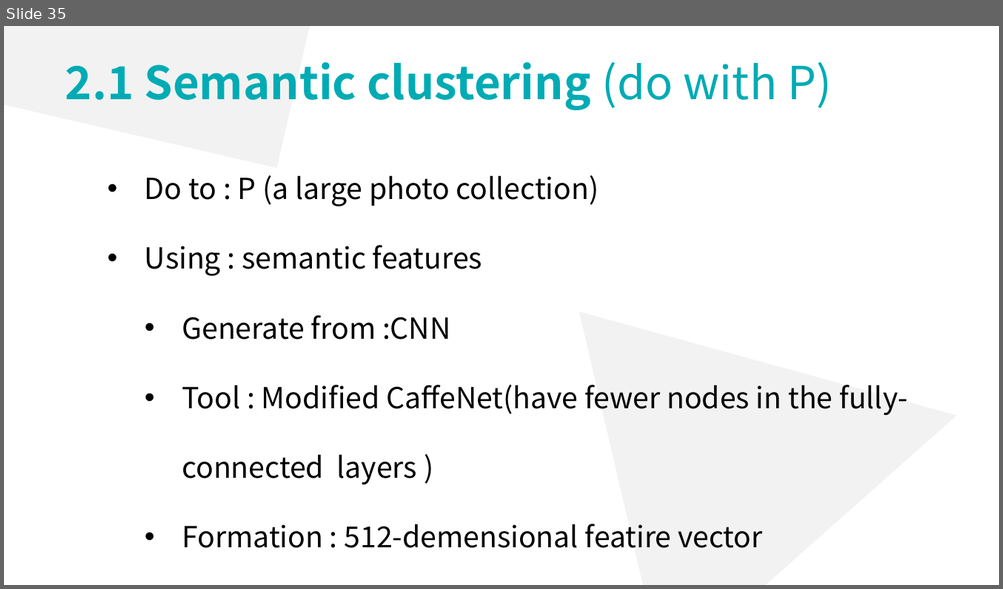
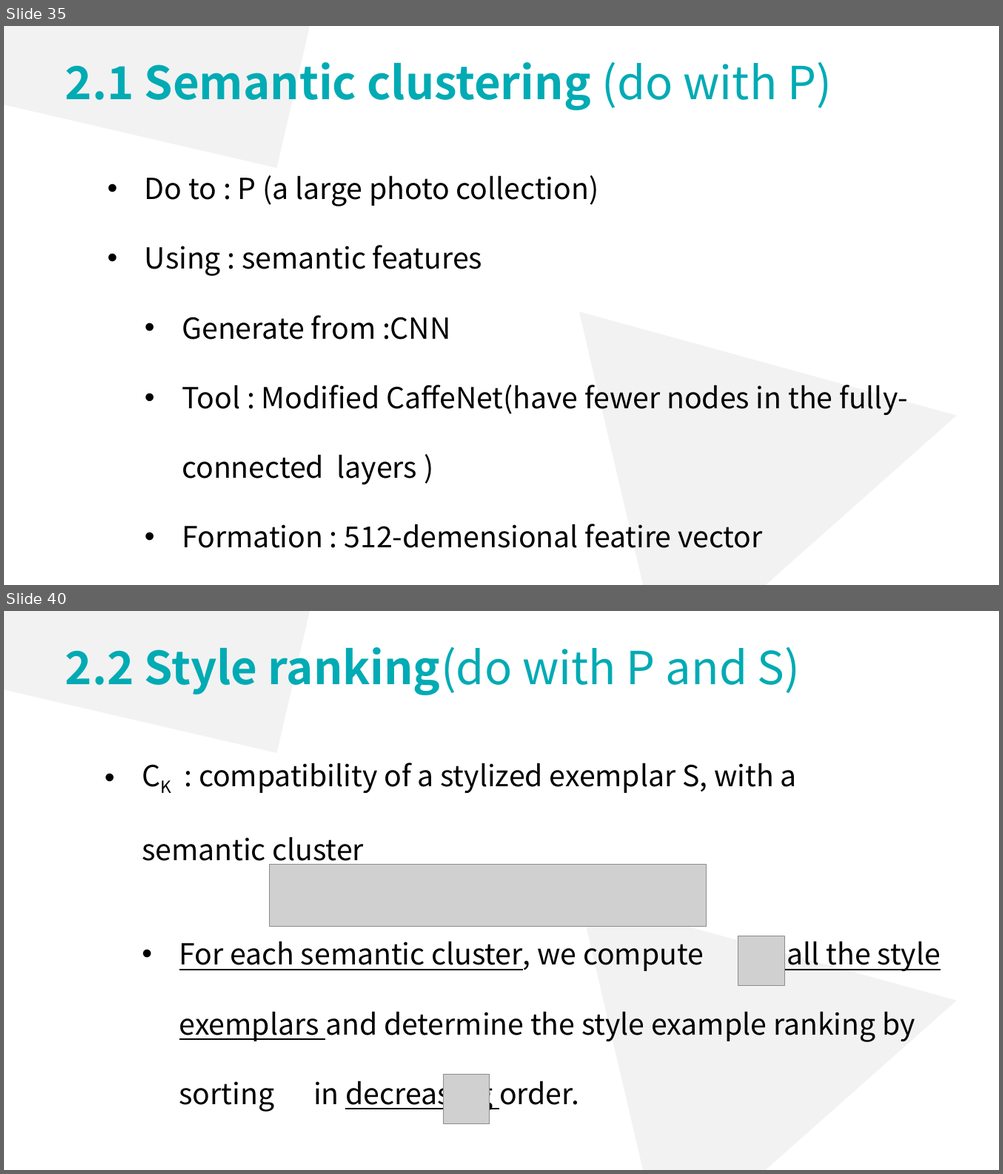
Before and after one commit to lsyoath/sheepy, a slide deck: ComputerVision.pptx. Shown one above the other, each under a label of ours: slide 35 before the commit, slides 35 and 40 after it; the slides between them are not shown. The pictures are 1003x589 and 1003x1174 pixels, drawn with LibreOffice and Linux fonts; fonts in the diff are those of the drawing; grey boxes stand for pictures. Boxes give left, top, right and bottom in pixels: in the first picture for what was removed or moved away, otherwise in the second. Text is boxed around its words. In the diff, an @@ line names an element or a change of style, - is before the commit and + after.

```diff
--- a/ComputerVision.pptx
+++ b/ComputerVision.pptx
@@ slide 40 added at <box>4,611,999,1170</box>, background #FFFFFF @@
@@ rectangle added at <box>4,611,341,753</box>, fill #F2F2F2 @@
@@ text added at <box>65,647,800,695</box>, 44 pt, text #00ABB4, bold @@
+2.2 Style ranking(do with P and S)
@@ text added at <box>142,763,940,1113</box>, 28 pt, text #000000 @@
+• CK : compatibility of a stylized exemplar S, with a semantic cluster
+  • For each semantic cluster, we compute for all the style exemplars and determine the style example ranking by sorting in decreasing order.
@@ triangle added at <box>580,819,999,1170</box>, fill #F2F2F2 @@
@@ picture added at <box>270,865,706,926</box> @@
@@ picture added at <box>738,937,785,985</box> @@
@@ picture added at <box>443,1075,489,1125</box> @@
```
Also in this commit, not shown: 3 slides changed, 7 other slides added.
